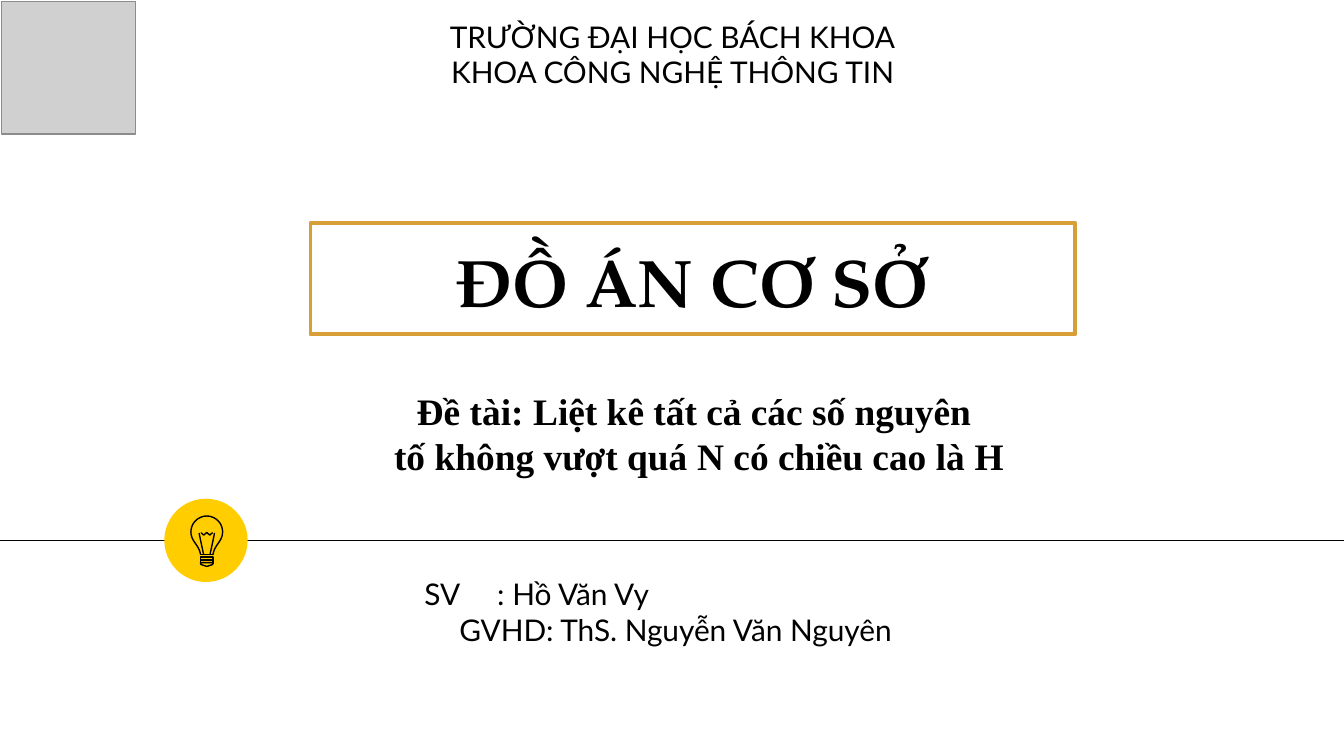
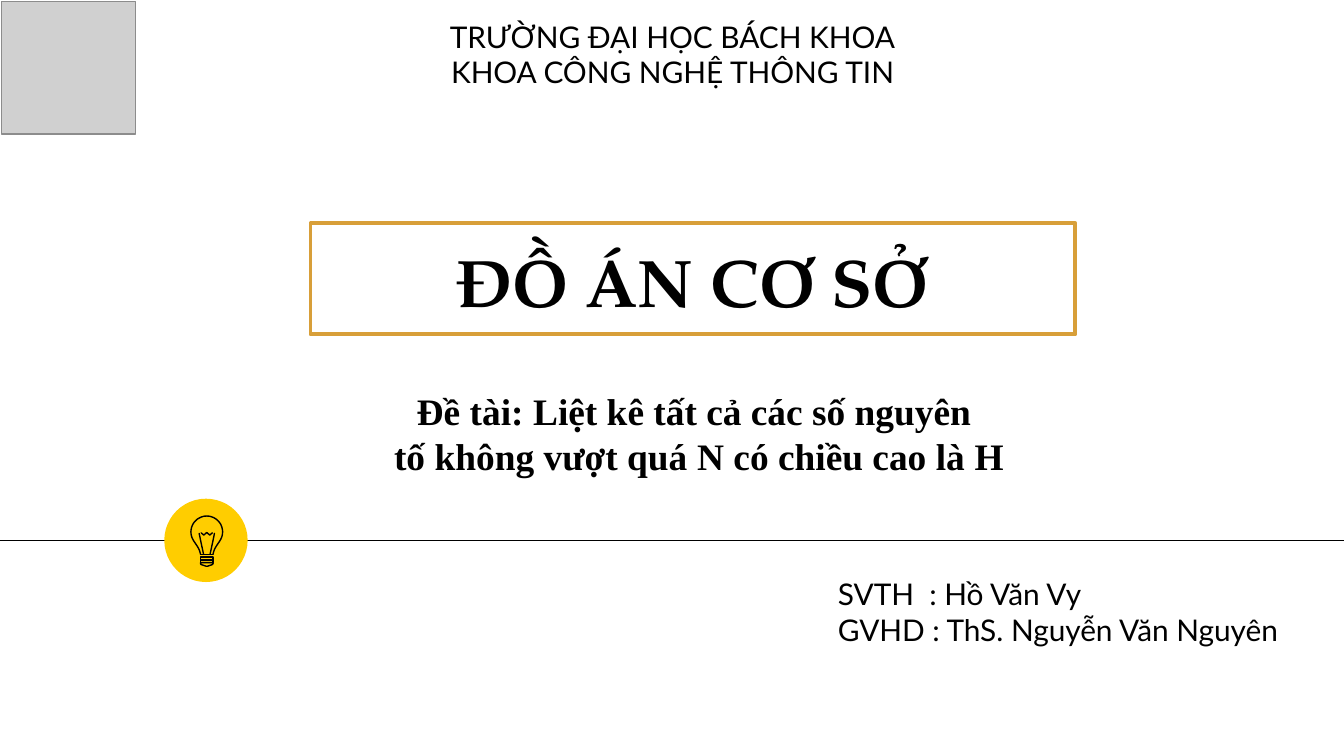
Before and after one commit to hovanvydut/DO-AN-CO-SO-2020, a slide deck: slide 1 of slides/HOVANVY-102190200.pptx. Drawn at 1344x756 pixels with LibreOffice and Linux fonts; fonts in the diff are those of the drawing; grey boxes stand for pictures. Boxes give left, top, right and bottom in pixels: in the first picture for what was removed or moved away, otherwise in the second. Text is boxed around its words. In the diff, an @@ line names an element or a change of style, - is before the commit and + after.

Commit message:
fix slide

```diff
--- a/slides/HOVANVY-102190200.pptx
+++ b/slides/HOVANVY-102190200.pptx
@@ text at [838,581,1278,647]: text changed @@
-SV : Hồ Văn Vy
-GVHD: ThS. Nguyễn Văn Nguyên
+SVTH : Hồ Văn Vy
+GVHD : ThS. Nguyễn Văn Nguyên
```
Also in this commit, not shown: 3 other files.
